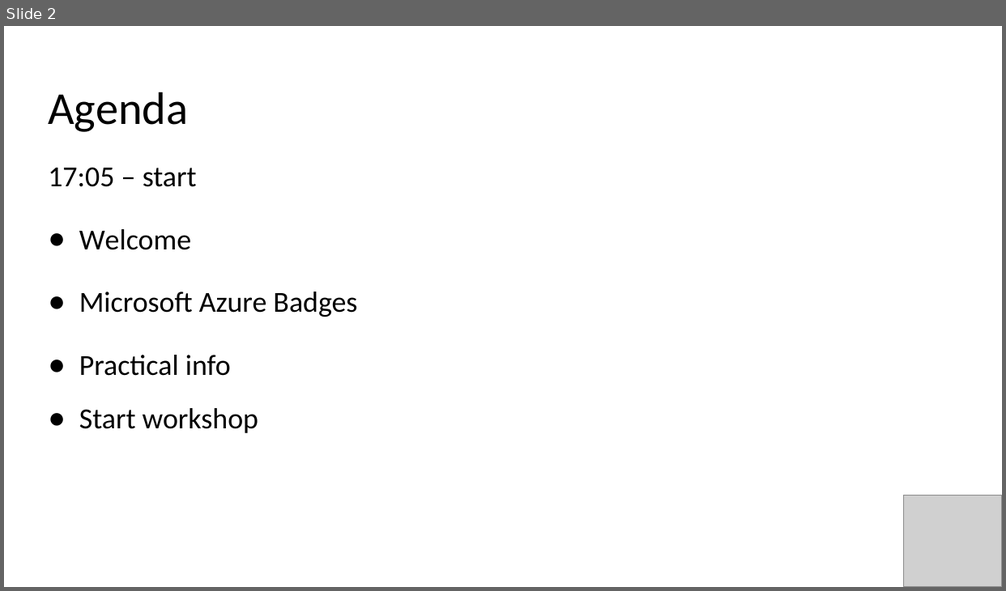
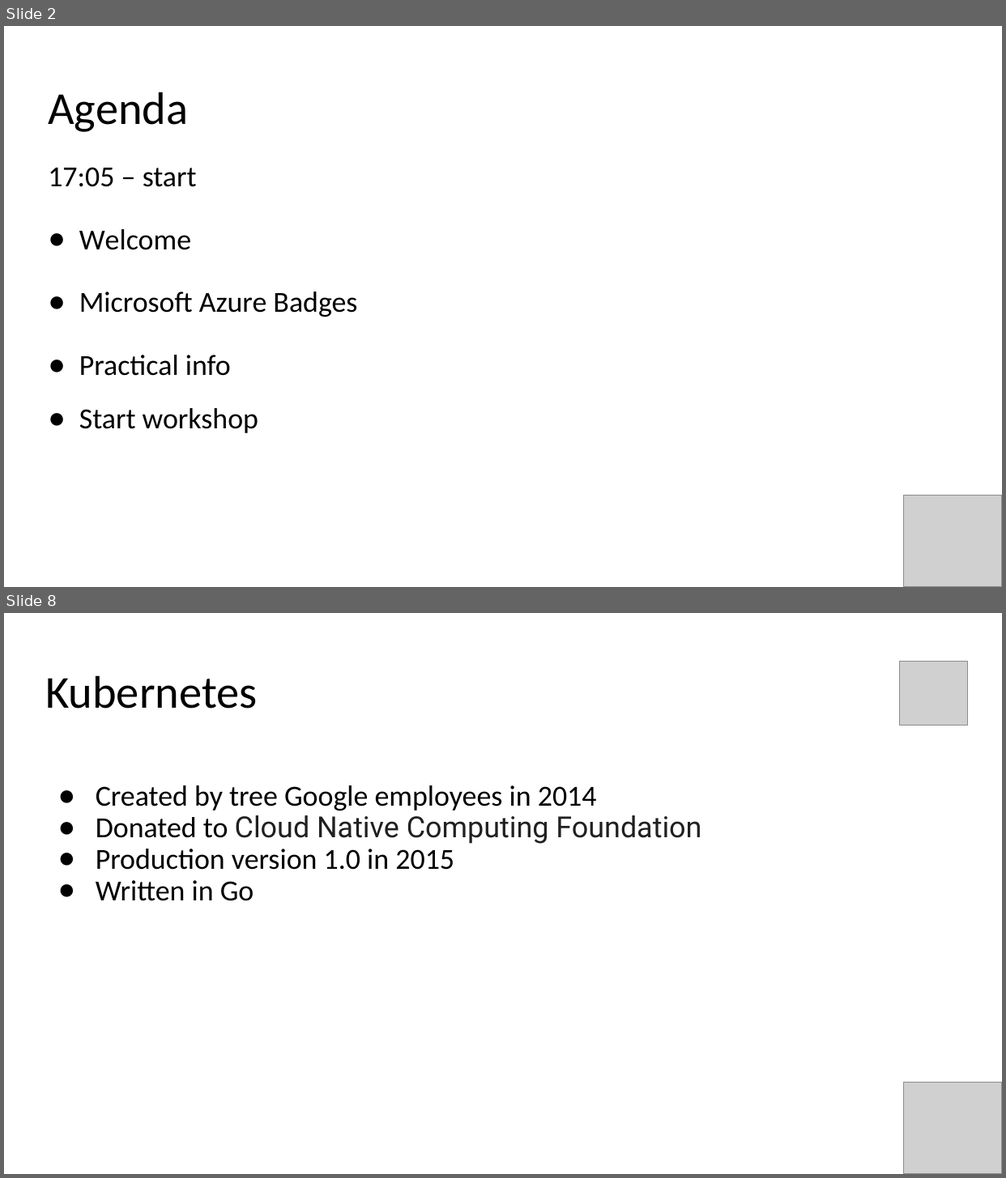
Before and after one commit to evgenyb/aks-workshops, a slide deck: 01-aks-and-k8s-101/slides/Introduction to AKS.pptx. Shown one above the other, each under a label of ours: slide 2 before the commit, slides 2 and 8 after it; the slides between them are not shown. The pictures are 1006x591 and 1006x1178 pixels, drawn with LibreOffice and Linux fonts; fonts in the diff are those of the drawing; grey boxes stand for pictures. Boxes give left, top, right and bottom in pixels: in the first picture for what was removed or moved away, otherwise in the second. Text is boxed around its words. In the diff, an @@ line names an element or a change of style, - is before the commit and + after.

```diff
--- a/01-aks-and-k8s-101/slides/Introduction to AKS.pptx
+++ b/01-aks-and-k8s-101/slides/Introduction to AKS.pptx
@@ slide 8 added at [4, 613, 1002, 1174], background #FFFFFF @@
@@ title added at [45, 675, 257, 709], 44 pt, text #000000 @@
+Kubernetes
@@ picture added at [899, 662, 968, 726] @@
@@ text added at [96, 786, 701, 901], 28 pt, text #000000 @@
+● Created by tree Google employees in 2014
+● Donated to Cloud Native Computing Foundation
+● Production version 1.0 in 2015
+● Written in Go
@@ picture added at [904, 1082, 1002, 1174] @@
```
Also in this commit, not shown: 3 slides changed, 12 other slides added, 7 other files.
